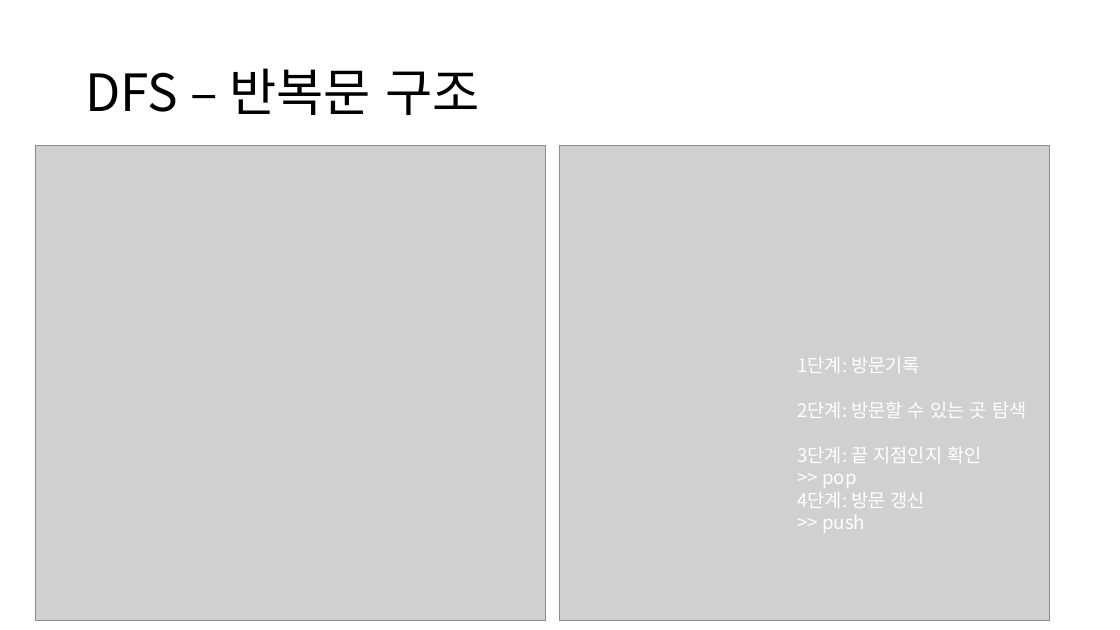
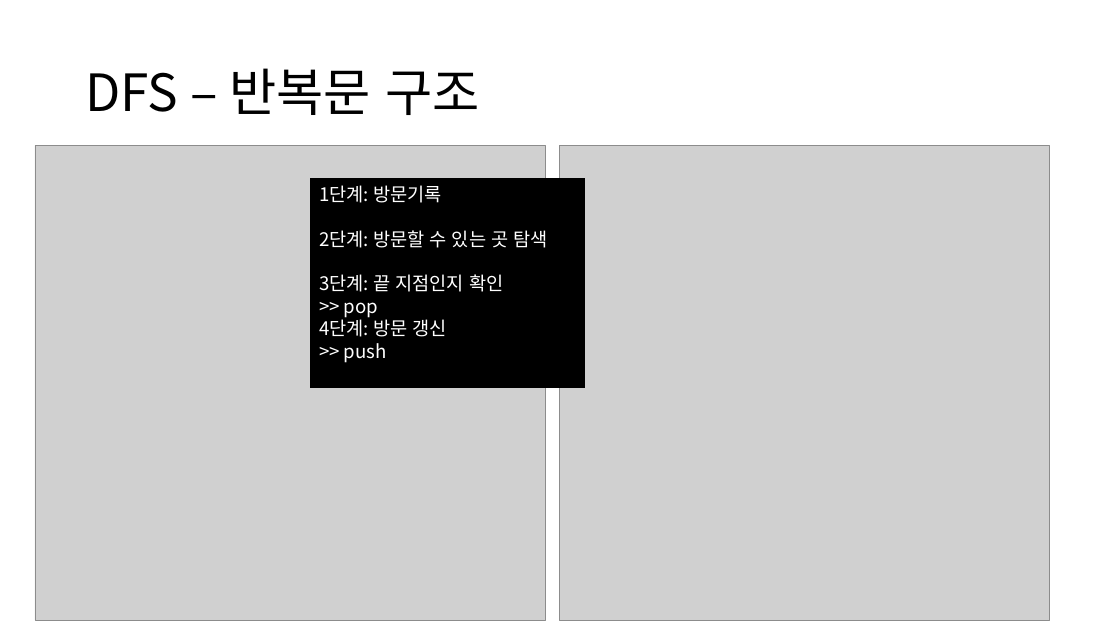
Before and after one commit to JeonCollin/TIL, a slide deck: slide 3 of 스터디/스터디발표(dfs, queue).pptx. Drawn at 1120x630 pixels with LibreOffice and Linux fonts; fonts in the diff are those of the drawing; grey boxes stand for pictures. Boxes give left, top, right and bottom in pixels: in the first picture for what was removed or moved away, otherwise in the second. Text is boxed around its words. In the diff, an @@ line names an element or a change of style, - is before the commit and + after.

```diff
--- a/스터디/스터디발표(dfs, queue).pptx
+++ b/스터디/스터디발표(dfs, queue).pptx
@@ rectangle "1단계: 방문기록": place and size @@
-rectangle "1단계: 방문기록" at [797, 357, 1026, 533]
+rectangle "1단계: 방문기록" at [311, 179, 585, 388]
@@ rectangle "1단계: 방문기록" at [311, 179, 585, 388]: fill none to #000000; outline none to #000000 1 pt @@
```
Also in this commit, not shown: 1 slide added, 1 slide removed, 1 other file.
